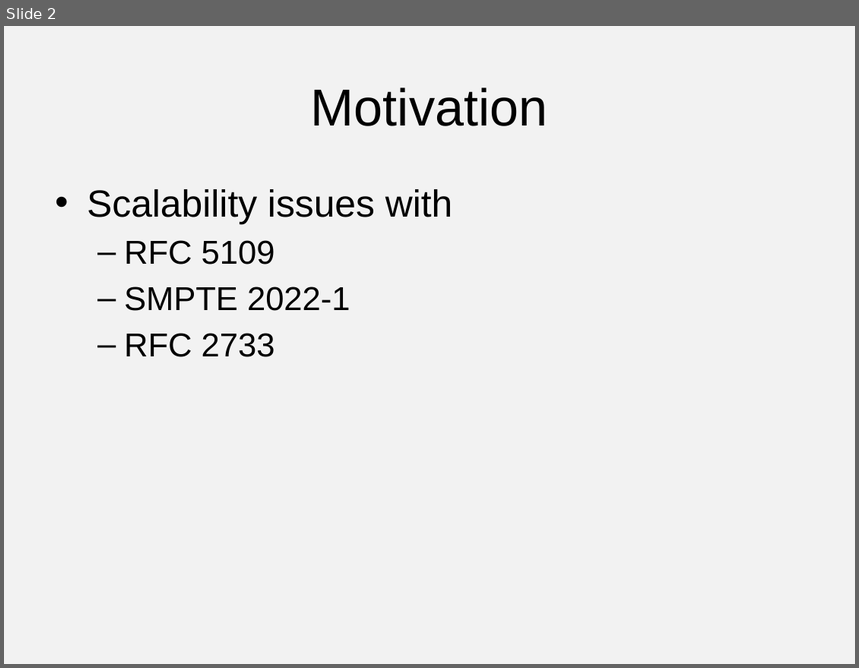
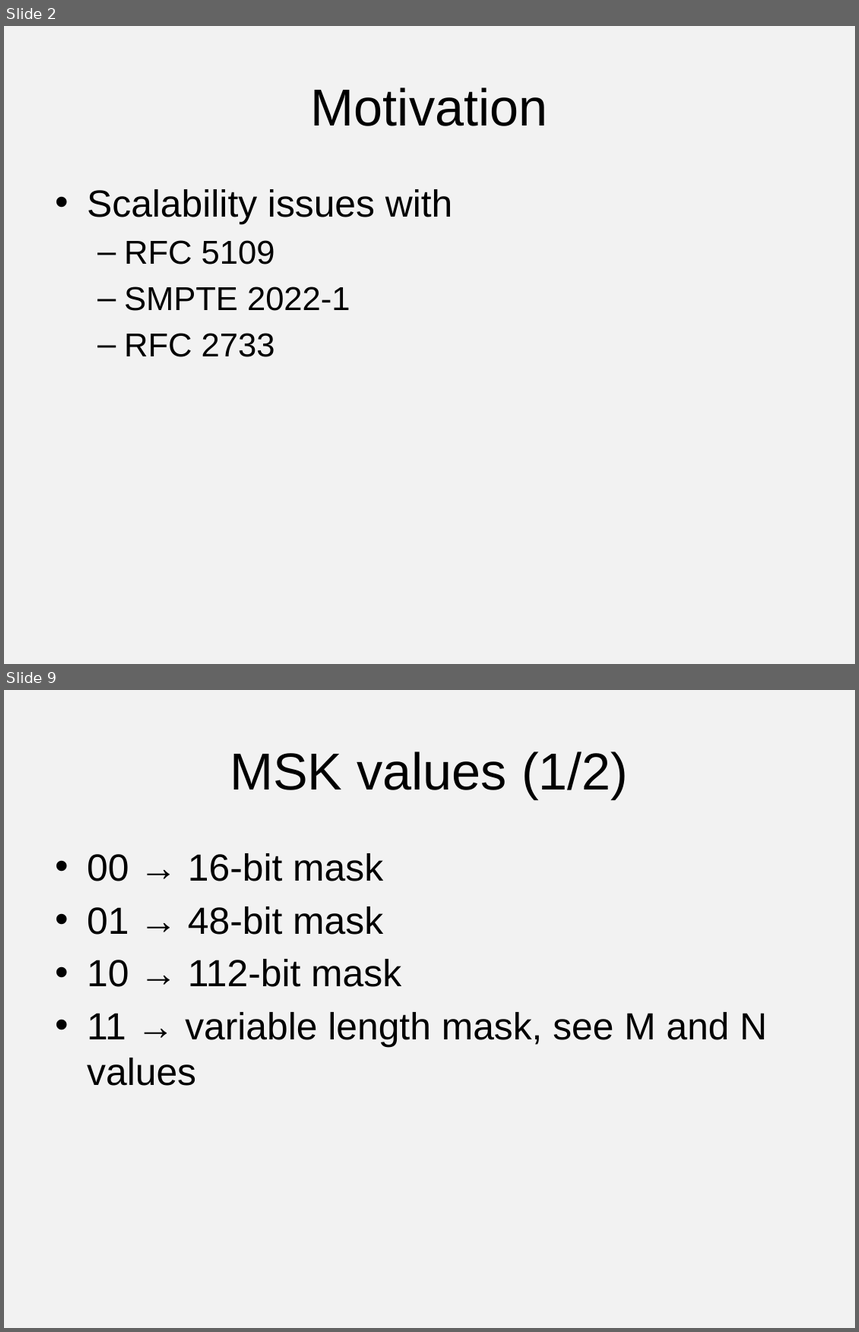
Before and after one commit to vr000m/payload-1d2d-parity-fec, a slide deck: 1d2d/presentations/91-avtcore-flexible-fec.pptx. Shown one above the other, each under a label of ours: slide 2 before the commit, slides 2 and 9 after it; the slides between them are not shown. The pictures are 859x668 and 859x1332 pixels, drawn with LibreOffice and Linux fonts; fonts in the diff are those of the drawing. Boxes give left, top, right and bottom in pixels: in the first picture for what was removed or moved away, otherwise in the second. Text is boxed around its words. In the diff, an @@ line names an element or a change of style, - is before the commit and + after.

```diff
--- a/1d2d/presentations/91-avtcore-flexible-fec.pptx
+++ b/1d2d/presentations/91-avtcore-flexible-fec.pptx
@@ slide 9 added at box(4, 690, 855, 1328), background #F2F2F2 @@
@@ title added at box(230, 752, 629, 799), 44 pt, text #000000 @@
+MSK values (1/2)
@@ text added at box(87, 853, 767, 1086), 32 pt, text #000000 @@
+• 00 → 16-bit mask
+• 01 → 48-bit mask
+• 10 → 112-bit mask
+• 11 → variable length mask, see M and N values
```
Also in this commit, not shown: 8 other slides added.
